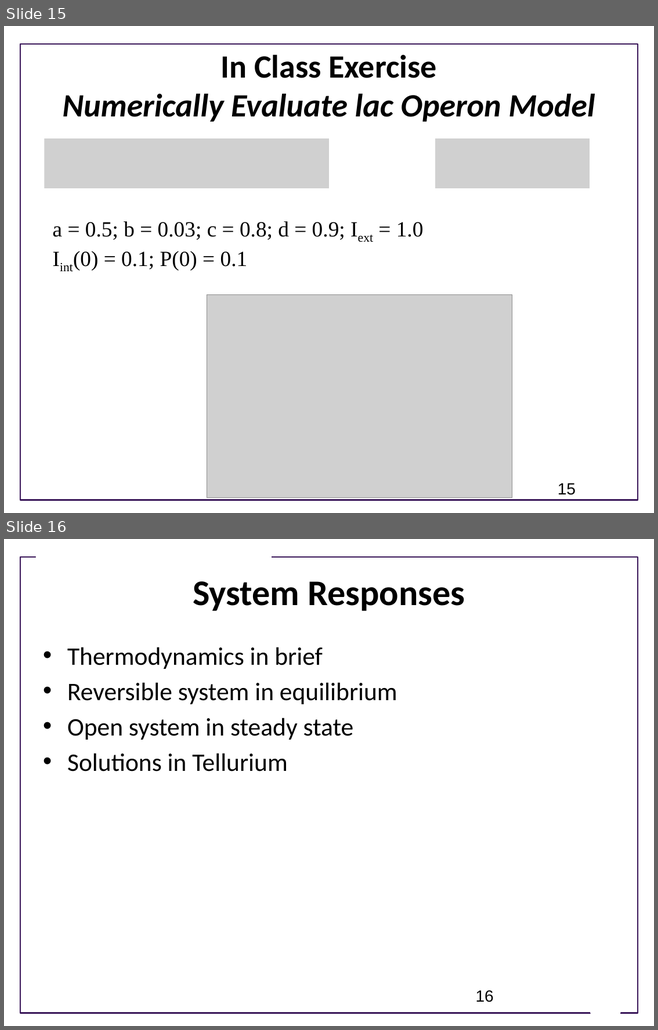
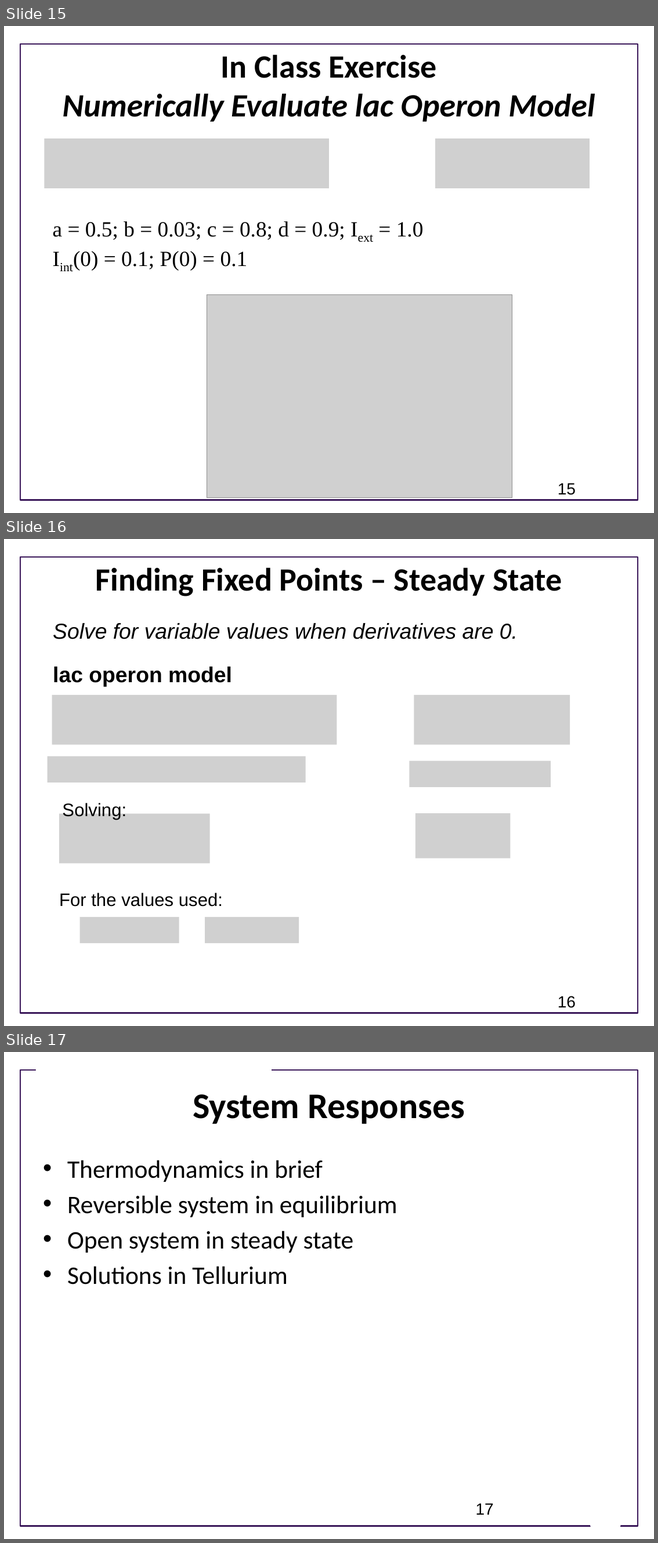
Before and after one commit to ModelEngineering/advancing-biomedical-models, a slide deck: Lectures/Week_2/CSE 599V Lecture 6 - Model Evaluation and System Responses.pptx. Shown one above the other, each under a label of ours: slides 15 and 16 before the commit, slides 15, 16 and 17 after it. The pictures are 658x1030 and 658x1543 pixels, drawn with LibreOffice and Linux fonts; fonts in the diff are those of the drawing; grey boxes stand for pictures; background and template pictures are left out. Boxes give left, top, right and bottom in pixels: in the first picture for what was removed or moved away, otherwise in the second. Text is boxed around its words. In the diff, an @@ line names an element or a change of style, - is before the commit and + after.

Commit message:
Added slide on fixed points

```diff
--- a/Lectures/Week_2/CSE 599V Lecture 6 - Model Evaluation and System Responses.pptx
+++ b/Lectures/Week_2/CSE 599V Lecture 6 - Model Evaluation and System Responses.pptx
@@ slide 16 added at box(4, 539, 654, 1026), background #FFFFFF; not listed: 1 template element that a slide beside it also shows @@
@@ title added at box(96, 567, 561, 596), 36 pt, text #000000, bold @@
+Finding Fixed Points – Steady State
@@ text added at box(53, 623, 517, 639), 24 pt, text #000000, italic @@
+Solve for variable values when derivatives are 0.
@@ text added at box(53, 667, 232, 687), 24 pt, text #000000, bold @@
+lac operon model
@@ picture added at box(52, 695, 336, 745) @@
@@ picture added at box(414, 695, 570, 745) @@
@@ picture added at box(48, 756, 306, 783) @@
@@ picture added at box(409, 761, 550, 787) @@
@@ picture added at box(59, 814, 210, 864) @@
@@ text added at box(62, 802, 126, 820), 20 pt, text #000000 @@
+Solving:
@@ picture added at box(415, 814, 510, 859) @@
@@ text added at box(59, 893, 223, 907), 20 pt, text #000000 @@
+For the values used:
@@ picture added at box(80, 917, 179, 943) @@
@@ picture added at box(205, 917, 299, 943) @@
@@ page number added at box(557, 996, 575, 1008), 18 pt, text #000000 @@
+16
@@ what was slide 16 is now slide 17 @@
@@ page number at box(476, 1503, 494, 1515): text changed @@
-16
+17
```
